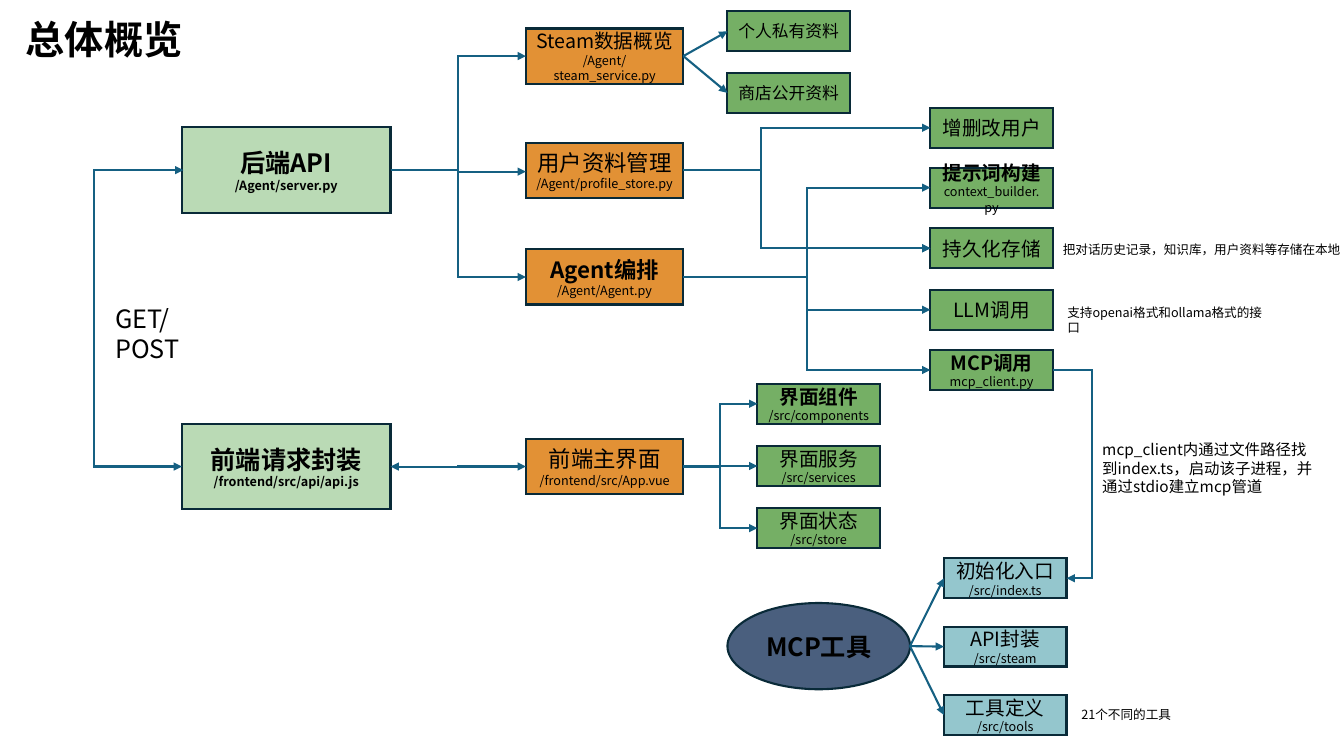
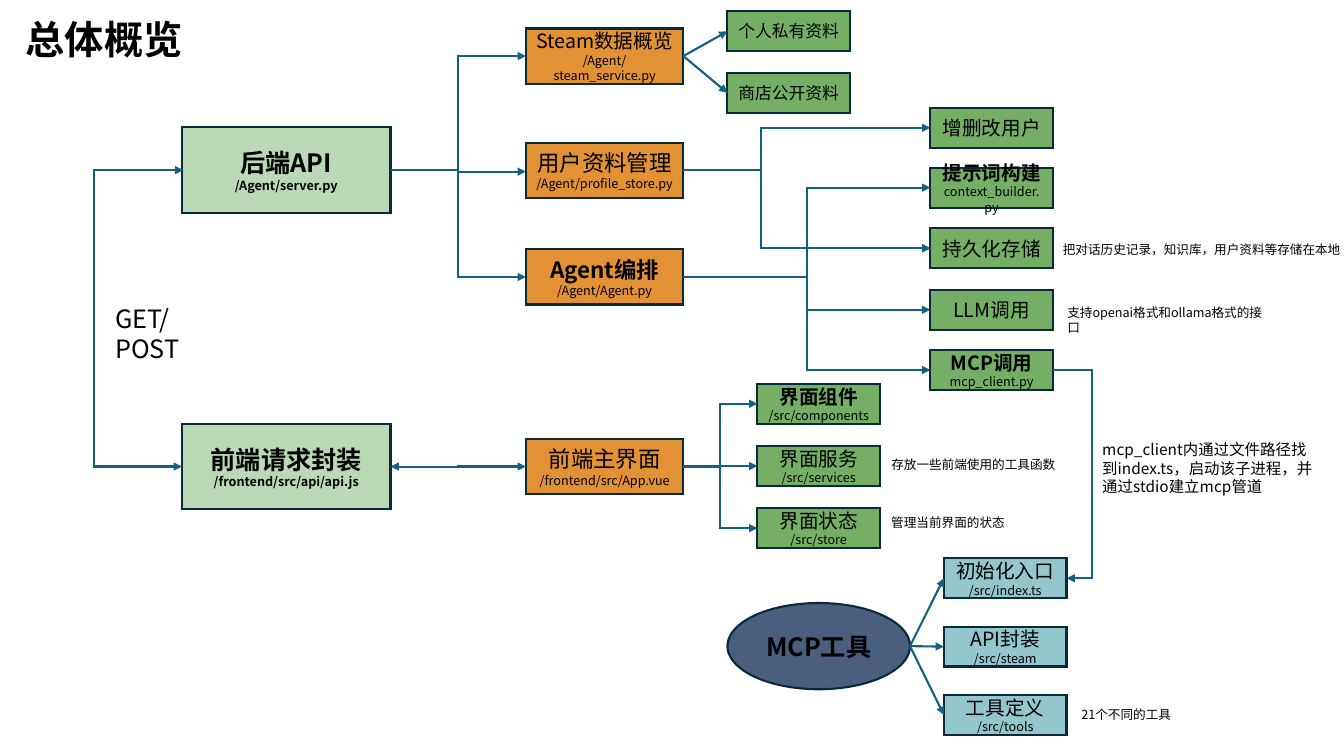
Before and after one commit to shaochang123/SteamGenieAgent, a slide deck: slide 2 of ppt.pptx. Drawn at 1344x756 pixels with LibreOffice and Linux fonts; fonts in the diff are those of the drawing. Boxes give left, top, right and bottom in pixels: in the first picture for what was removed or moved away, otherwise in the second. Text is boxed around its words. In the diff, an @@ line names an element or a change of style, - is before the commit and + after.

```diff
--- a/ppt.pptx
+++ b/ppt.pptx
@@ text added at box(891, 458, 1055, 470), 9 pt, text #000000 @@
+存放一些前端使用的工具函数
@@ text added at box(891, 516, 1005, 528), 9 pt, text #000000 @@
+管理当前界面的状态
```
Also in this commit, not shown: 5 other slides changed, 2 slides added.
